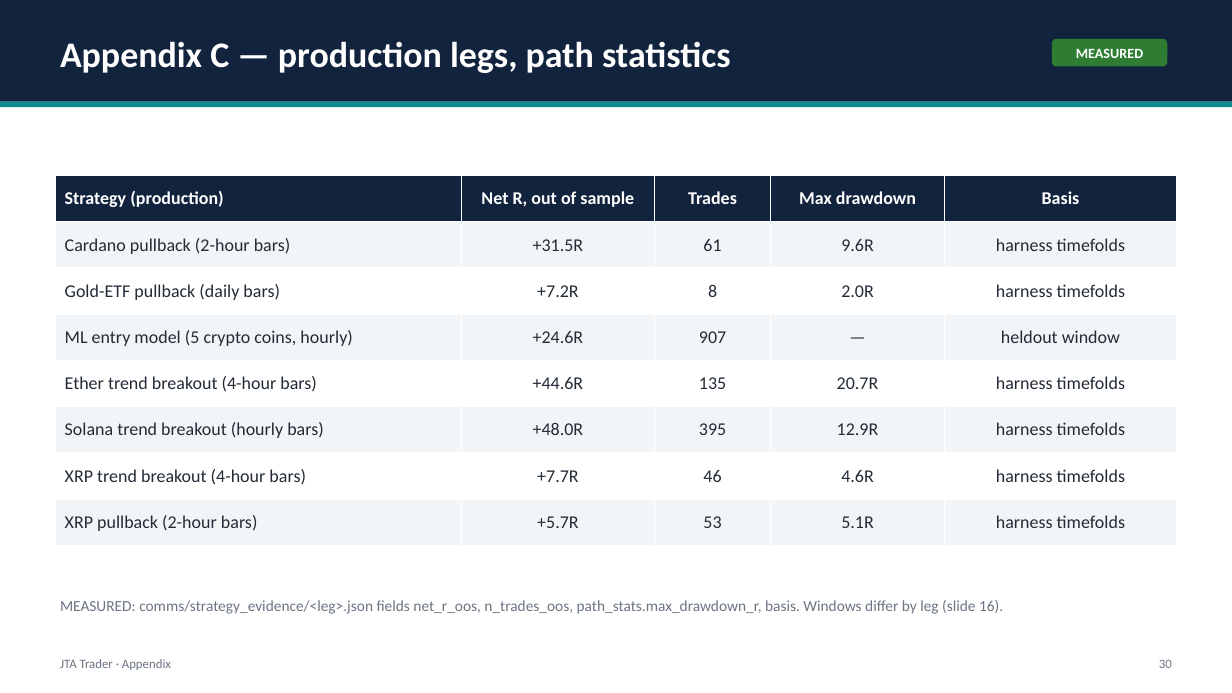
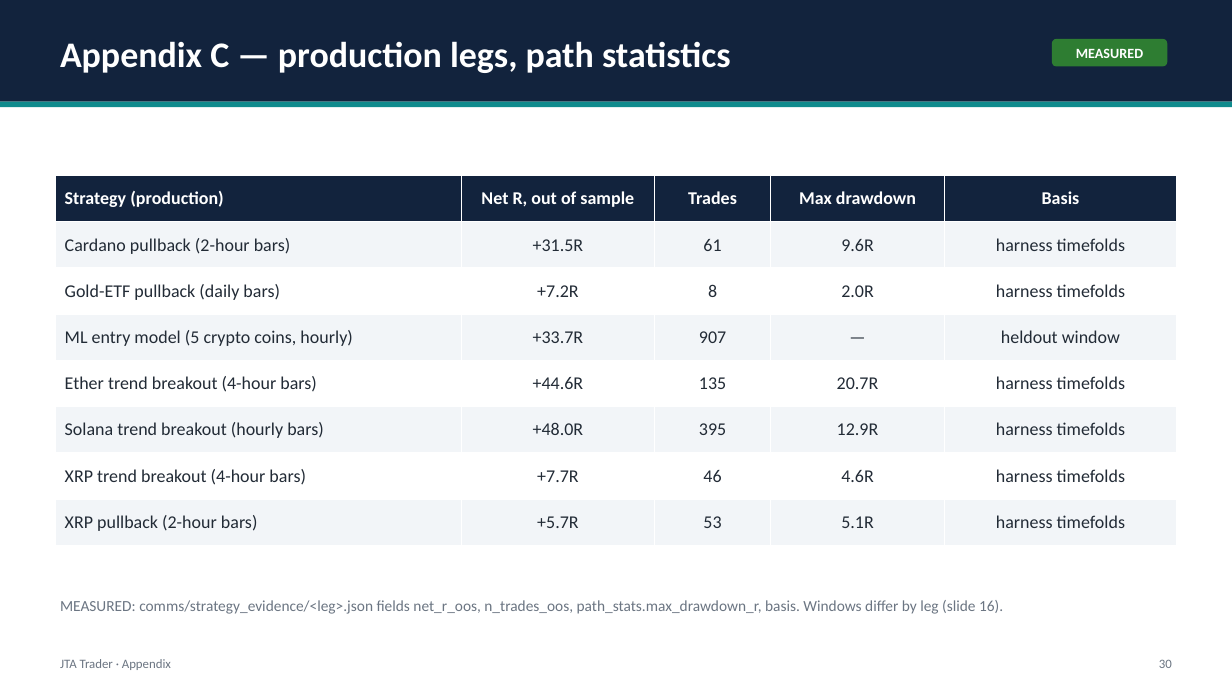
Before and after one commit to benbaichmankass/JTA-Trader, a slide deck: slide 30 of docs/pitch/jta-trader-pitch-deck.pptx. Drawn at 1232x693 pixels with LibreOffice and Linux fonts; fonts in the diff are those of the drawing. Boxes give left, top, right and bottom in pixels: in the first picture for what was removed or moved away, otherwise in the second. Text is boxed around its words. In the diff, an @@ line names an element or a change of style, - is before the commit and + after.

```diff
--- a/docs/pitch/jta-trader-pitch-deck.pptx
+++ b/docs/pitch/jta-trader-pitch-deck.pptx
@@ table at (x1=55, y1=176, x2=1177, y2=545) @@
-row 4, column 2: +24.6R
+row 4, column 2: +33.7R
```
Also in this commit, not shown: 11 other slides changed, 2 other files.
